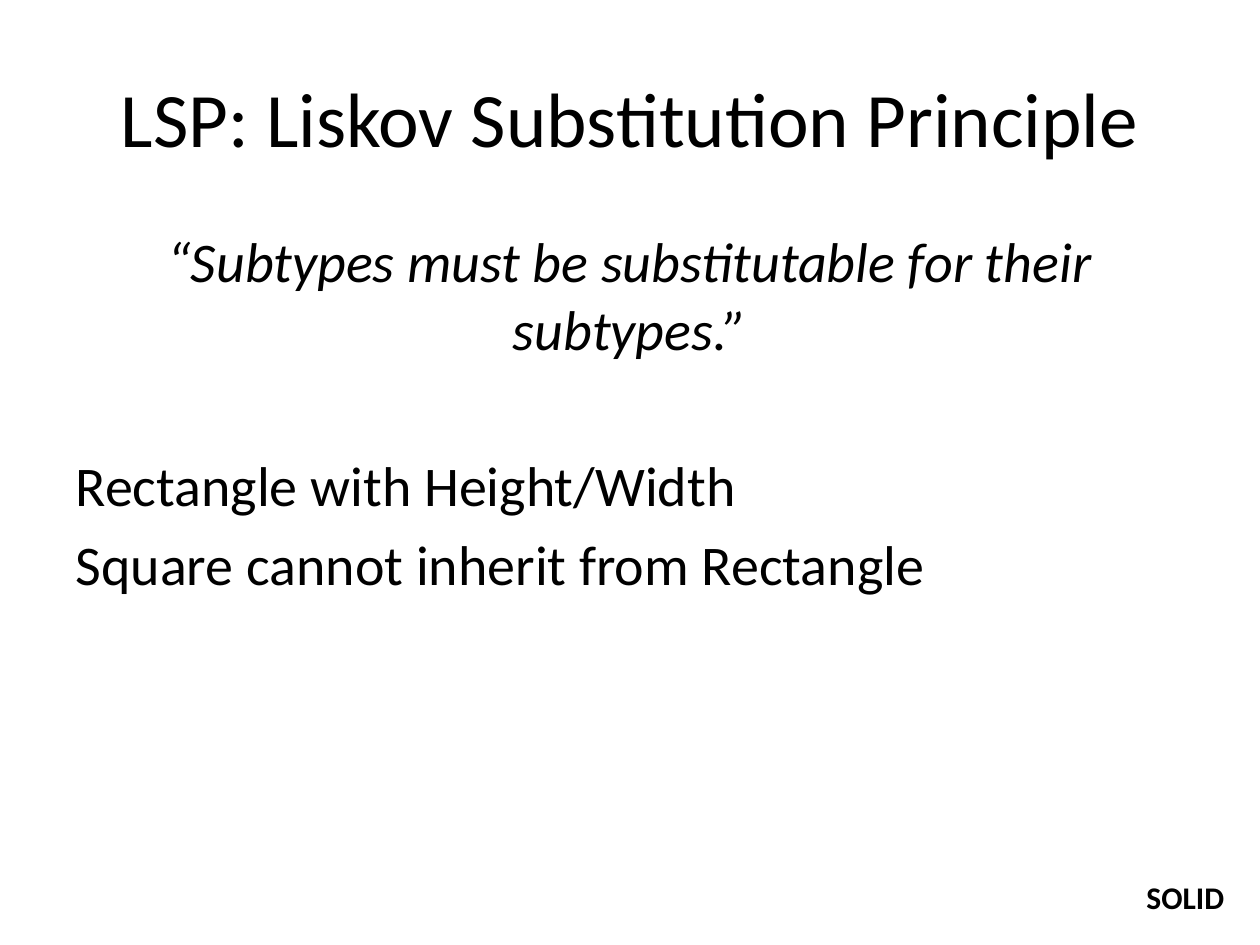
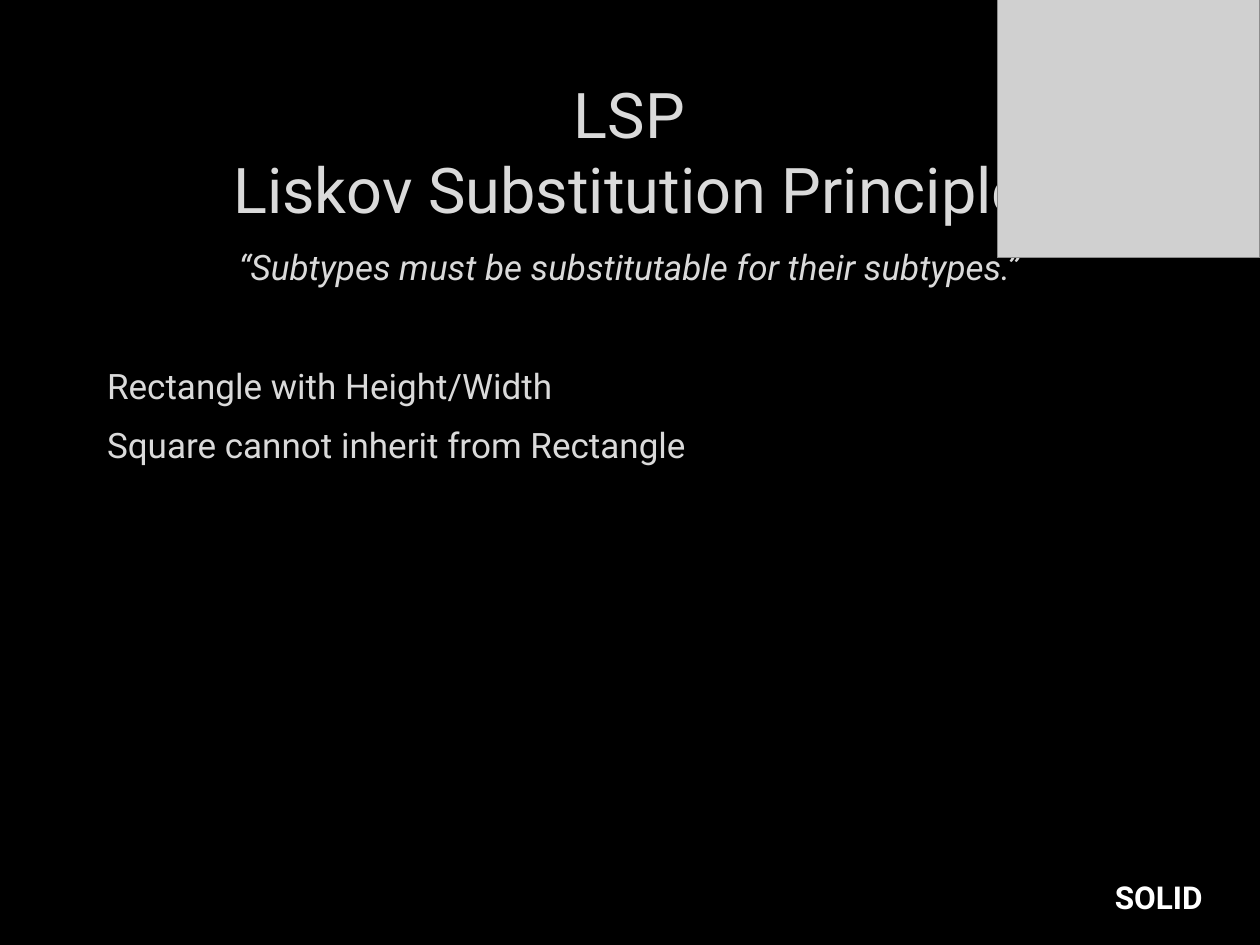
Before and after one commit to itenium-be/Talk-DesignPatterns, a slide deck: slide 40 of patterns.pptx. Drawn at 1260x945 pixels with LibreOffice and Linux fonts; fonts in the diff are those of the drawing; grey boxes stand for pictures; background and template pictures are left out. Boxes give left, top, right and bottom in pixels: in the first picture for what was removed or moved away, otherwise in the second. Text is boxed around its words. In the diff, an @@ line names an element or a change of style, - is before the commit and + after.

Commit message:
ppt: new itenium layout

```diff
--- a/patterns.pptx
+++ b/patterns.pptx
@@ background #FFFFFF to picture (left out) @@
@@ picture added at (998,0,1260,257) @@
@@ title at (233,92,1025,229): text changed; size 44 to 36 pt; font Calibri to Roboto; text colour #000000 to #DADADA @@
-LSP: Liskov Substitution Principle
+LSP
+Liskov Substitution Principle
@@ text "“Subtypes must be substitutable for ...": place and size @@
-text "“Subtypes must be substitutable for ..." at (76,242,1091,595)
+text "“Subtypes must be substitutable for ..." at (107,247,1020,466)
@@ text "“Subtypes must be substitutable for ..." at (107,247,1020,466): size 32 to 20 pt, font Calibri to Roboto, text colour #000000 to #DADADA, letter outline none to #404040 0.75 pt; more space between paragraphs @@
@@ text "SOLID": place and size @@
-text "SOLID" at (1146,888,1224,910)
+text "SOLID" at (1115,886,1203,910)
@@ text "SOLID" at (1115,886,1203,910): font Calibri to Roboto, text colour #000000 to #FFFFFF @@
```
Also in this commit, not shown: 41 other slides changed.
